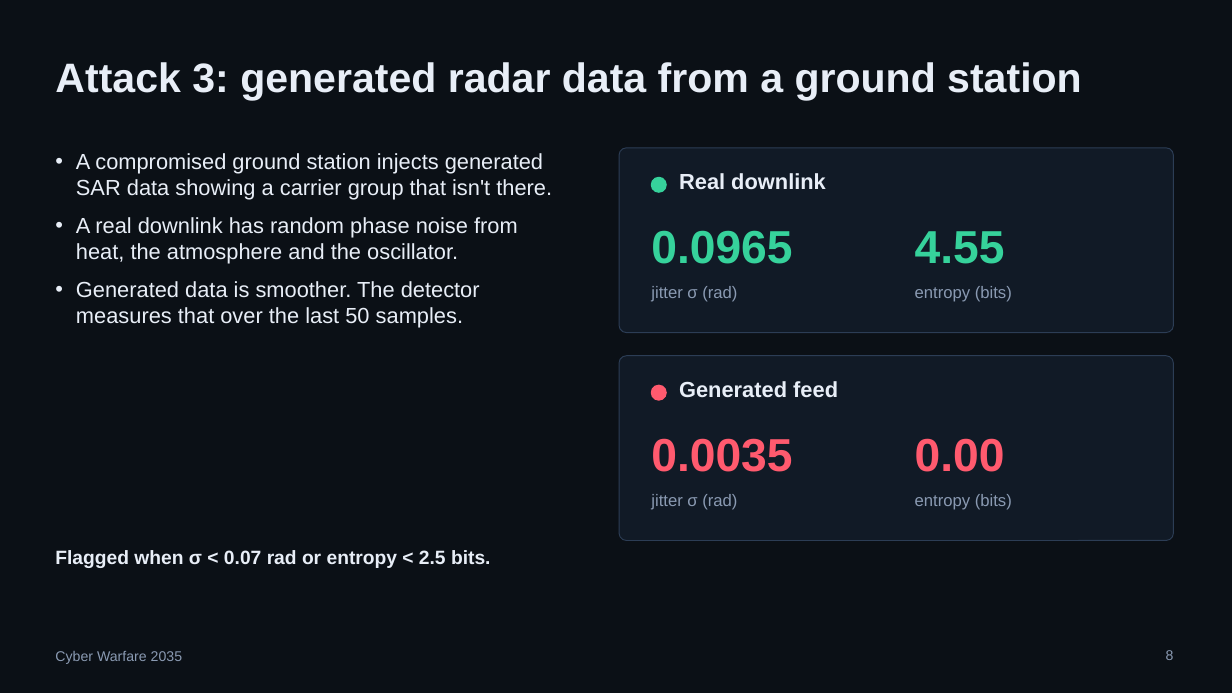
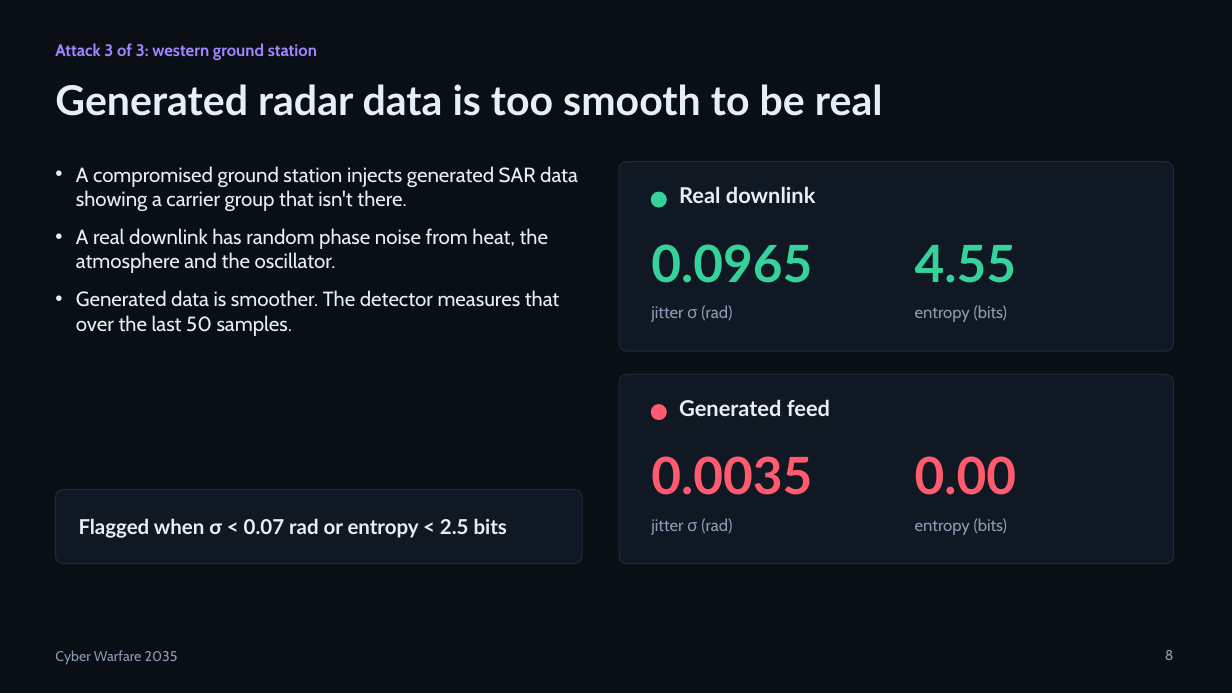
Before and after one commit to Keshav-gehlot/cyberwarfare-roleplay, a slide deck: slide 8 of 04_presentation.pptx. Drawn at 1232x693 pixels with LibreOffice and Linux fonts; fonts in the diff are those of the drawing. Boxes give left, top, right and bottom in pixels: in the first picture for what was removed or moved away, otherwise in the second. Text is boxed around its words. In the diff, an @@ line names an element or a change of style, - is before the commit and + after.

```diff
--- a/04_presentation.pptx
+++ b/04_presentation.pptx
@@ background #0B1016 to #0A0F15 @@
@@ text at <box>55,43,317,60</box>: text changed; size 32 to 13 pt; font Arial to Cabin; text colour #E8EEF7 to #9D86FF @@
-Attack 3: generated radar data from a ground station
+Attack 3 of 3: western ground station
@@ title added at <box>55,84,883,116</box>, 32 pt, text #E8EEF7, bold @@
+Generated radar data is too smooth to be real
@@ text "A compromised ground station injects ...": place and size @@
-text "A compromised ground station injects ..." at <box>76,153,552,328</box>
+text "A compromised ground station injects ..." at <box>76,166,578,336</box>
@@ text "A compromised ground station injects ..." at <box>76,166,578,336</box>: size 17 to 16 pt, font Arial to Cabin; more space between paragraphs @@
@@ rounded rectangle: place and size @@
-rounded rectangle at <box>619,148,1174,333</box>
+rounded rectangle at <box>619,162,1174,351</box>
@@ rounded rectangle at <box>619,162,1174,351</box>: fill #111A26 to #101923; outline #2C3D55 0.75 pt to #1D2A3B 0.75 pt; proportions changed @@
@@ ellipse: place and size @@
-ellipse at <box>652,177,666,192</box>
+ellipse at <box>652,192,666,207</box>
@@ text "Real downlink": place and size @@
-text "Real downlink" at <box>679,173,826,189</box>
+text "Real downlink" at <box>679,186,816,203</box>
@@ text "Real downlink" at <box>679,186,816,203</box>: font Arial to Lato @@
@@ text "0.0965": place and size @@
-text "0.0965" at <box>651,230,792,264</box>
+text "0.0965" at <box>651,244,812,283</box>
@@ text "4.55": place and size @@
-text "4.55" at <box>915,231,1005,264</box>
+text "4.55" at <box>915,245,1016,283</box>
@@ rounded rectangle at <box>619,374,1174,564</box>: fill #111A26 to #101923; outline #2C3D55 0.75 pt to #1D2A3B 0.75 pt; proportions changed @@
@@ rounded rectangle: place and size @@
-rounded rectangle at <box>619,356,1174,541</box>
+rounded rectangle at <box>619,374,1174,564</box>
@@ 3 texts, 1 ellipse: place and size @@
-3 texts, 1 ellipse at <box>651,286,1012,400</box>
+3 texts, 1 ellipse at <box>651,305,1008,420</box>
@@ text "Generated feed" at <box>679,399,830,416</box>: font Arial to Lato @@
@@ text "0.0035": place and size @@
-text "0.0035" at <box>651,438,792,472</box>
+text "0.0035" at <box>651,456,812,495</box>
@@ size 36 to 40 pt, font Arial to Lato in 4 elements at <box>651,244,812,283</box>, <box>915,245,1016,283</box>, <box>651,456,812,495</box>, <box>915,456,1016,495</box> @@
@@ text "0.00": place and size @@
-text "0.00" at <box>915,438,1005,472</box>
+text "0.00" at <box>915,456,1016,495</box>
@@ rounded rectangle added at <box>55,490,582,564</box>, fill #101923, outline #1D2A3B 0.75 pt @@
@@ text "Flagged when σ < 0.07 ..." at <box>79,518,507,538</box>: vertical alignment top to middle @@
@@ text at <box>79,518,507,538</box>: text changed; size 15 to 16 pt; font Arial to Lato @@
-Flagged when σ < 0.07 rad or entropy < 2.5 bits.
+Flagged when σ < 0.07 rad or entropy < 2.5 bits
@@ text "jitter σ (rad)": place and size @@
-text "jitter σ (rad)" at <box>651,494,737,510</box>
+text "jitter σ (rad)" at <box>651,518,732,535</box>
@@ font Arial to Cabin, text colour #8A9AB2 to #8B9BB3 in 6 elements at <box>1165,650,1174,660</box>, <box>55,650,178,665</box>, <box>651,305,732,322</box>, <box>915,305,1008,322</box>, <box>651,518,732,535</box>, <box>915,518,1008,535</box> @@
@@ text "entropy (bits)": place and size @@
-text "entropy (bits)" at <box>915,494,1012,510</box>
+text "entropy (bits)" at <box>915,518,1008,535</box>
```
Also in this commit, not shown: 10 other slides changed, 2 slides added, 1 slide removed, 10 other files.
